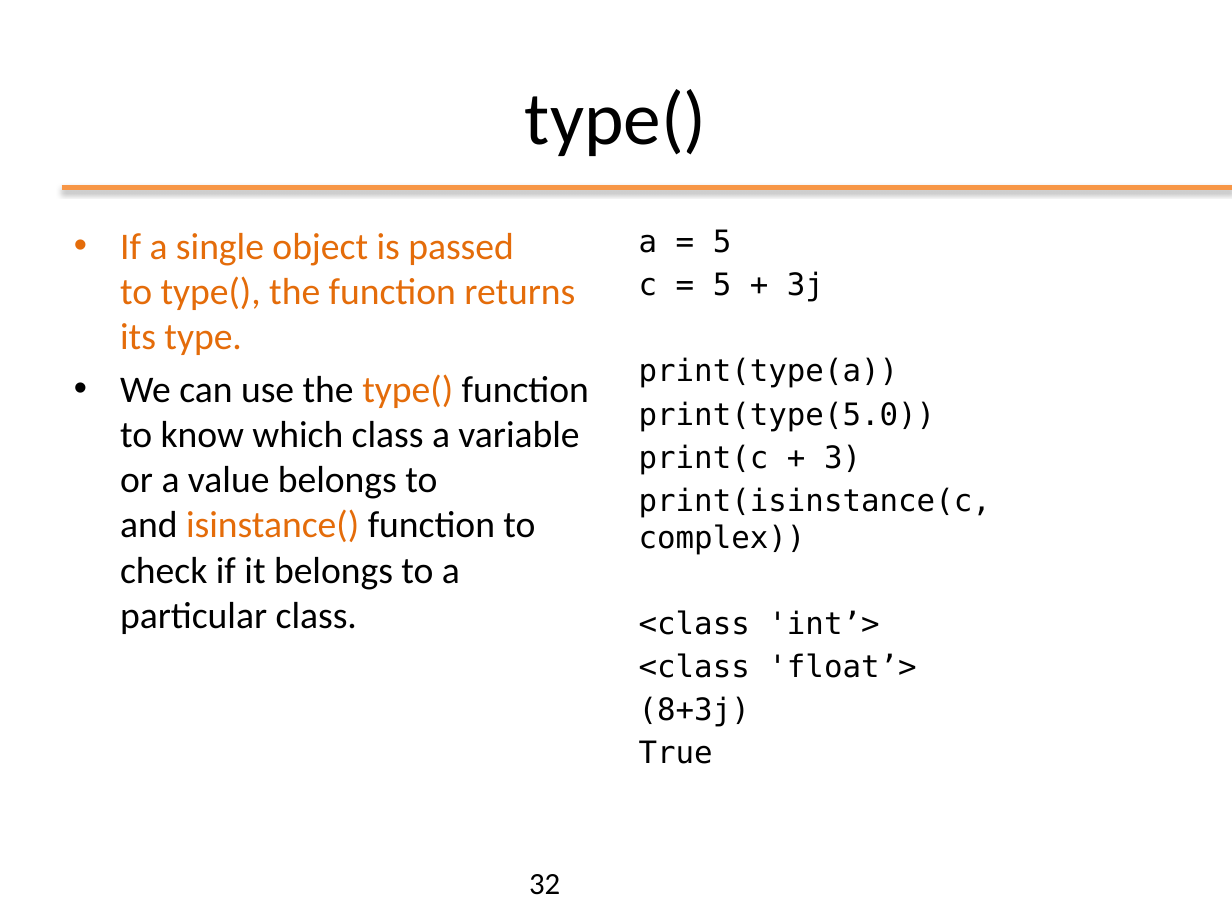
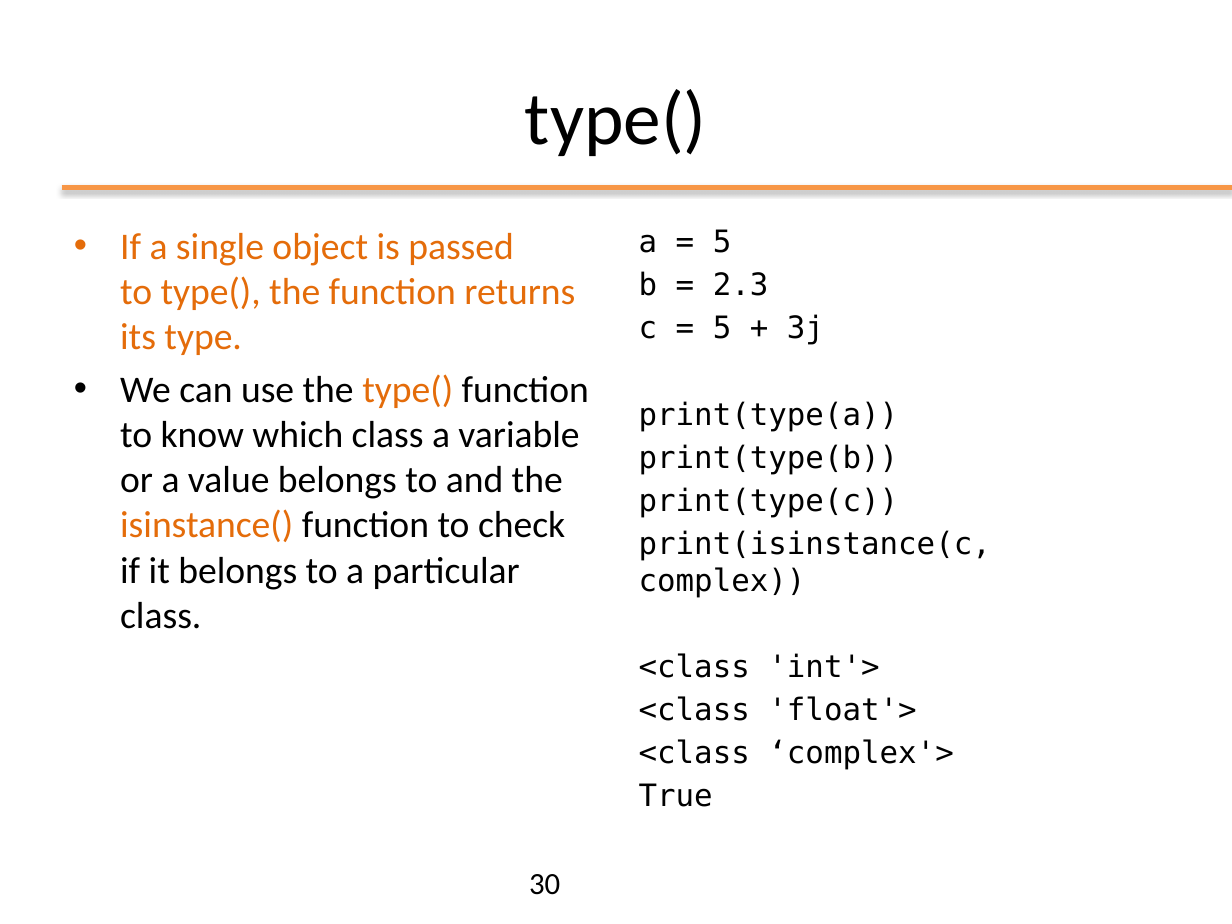
Before and after one commit to nbicocchi/ooprogramming, a slide deck: slide 30 of slides/python/ppt/01 - Python Basics.pptx (slide 32 before the commit). Drawn at 1232x924 pixels with LibreOffice and Linux fonts; fonts in the diff are those of the drawing. Boxes give left, top, right and bottom in pixels: in the first picture for what was removed or moved away, otherwise in the second. Text is boxed around its words. In the diff, an @@ line names an element or a change of style, - is before the commit and + after.

```diff
--- a/slides/python/ppt/01 - Python Basics.pptx
+++ b/slides/python/ppt/01 - Python Basics.pptx
@@ text at (639,271,769,296): paragraph added @@
+b = 2.3
@@ text at (120,374,589,629): text changed @@
-• We can use the type() function to know which class a variable or a value belongs to and isinstance() function to check if it belongs to a particular class.
+• We can use the type() function to know which class a variable or a value belongs to and the isinstance() function to check if it belongs to a particular class.
@@ text at (639,444,899,518): text changed @@
-print(type(5.0))
-print(c + 3)
+print(type(b))
+print(type(c))
@@ text at (639,653,953,770): text changed @@
-<class 'int’>
-<class 'float’>
-(8+3j)
+<class 'int'>
+<class 'float'>
+<class ‘complex'>
@@ page number at (529,874,560,895): text changed @@
-32
+30
```
Also in this commit, not shown: 23 other slides changed, 2 slides added, 1 slide removed, 1 other file.
